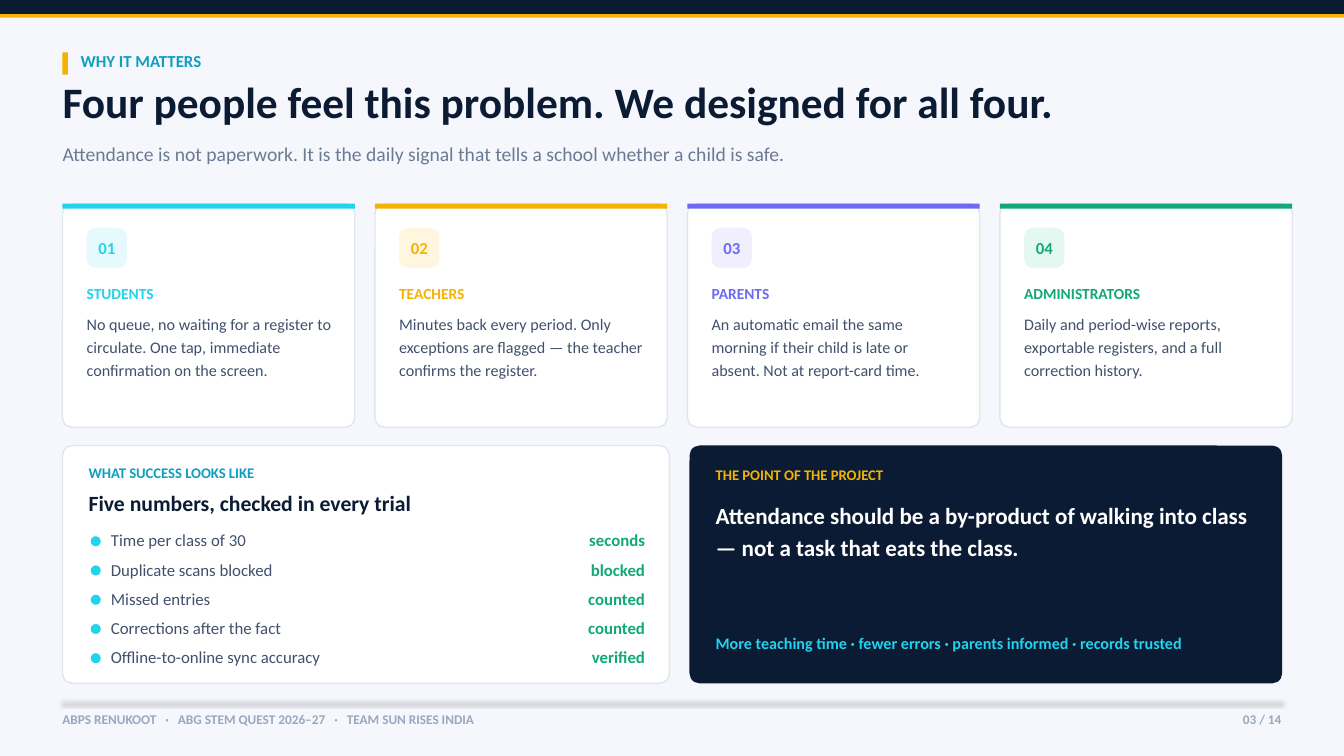
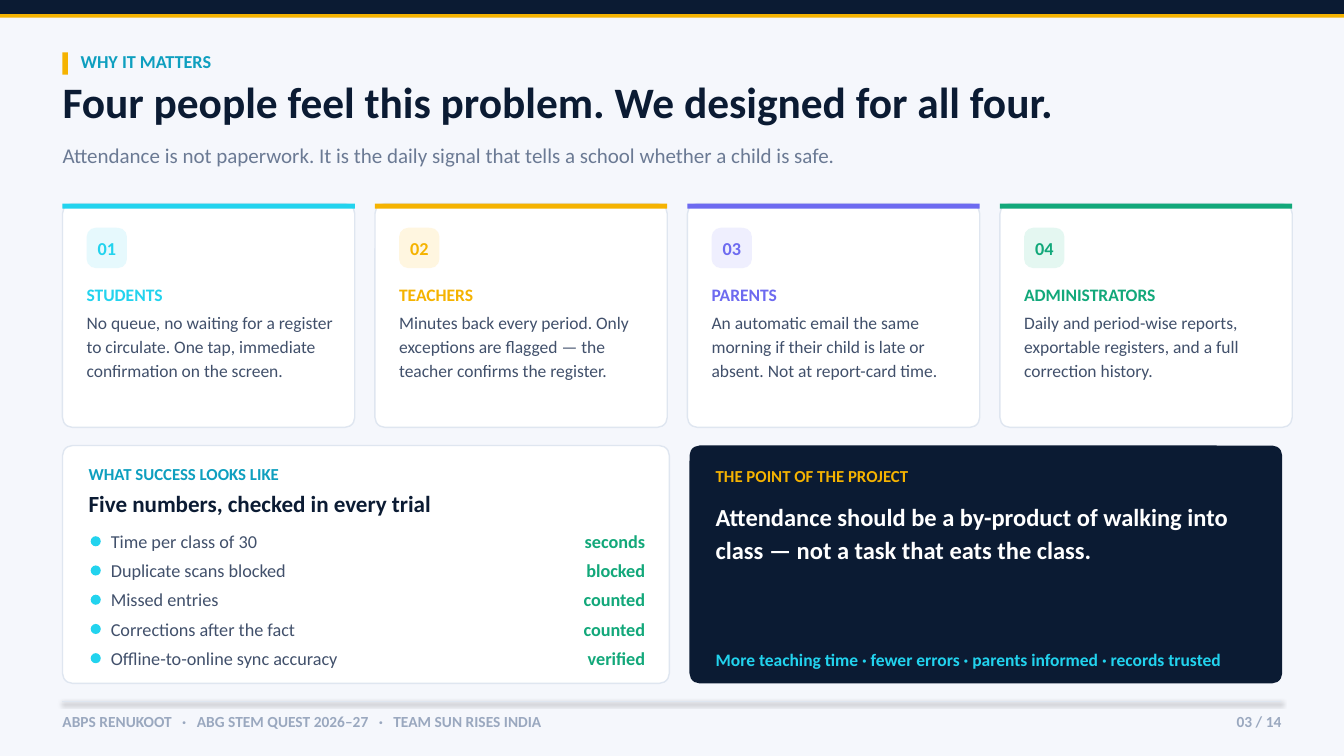
Before and after one commit to durgeshriyaconstruction-sketch/astro-smart-attendance, a slide deck: slide 3 of Astro_Smart_Attendance_Team_Sun_Rises_India.pptx. Drawn at 1344x756 pixels with LibreOffice and Linux fonts; fonts in the diff are those of the drawing. Boxes give left, top, right and bottom in pixels: in the first picture for what was removed or moved away, otherwise in the second. Text is boxed around its words. In the diff, an @@ line names an element or a change of style, - is before the commit and + after.

```diff
--- a/Astro_Smart_Attendance_Team_Sun_Rises_India.pptx
+++ b/Astro_Smart_Attendance_Team_Sun_Rises_India.pptx
@@ text "Attendance is not paperwork. It ..." at box(63, 148, 834, 167): size 14 to 15 pt @@
@@ size 11 to 12.5 pt in 4 elements at box(87, 289, 163, 301), box(399, 289, 473, 301), box(712, 289, 777, 301), box(1024, 289, 1155, 301) @@
@@ size 11.5 to 12.5 pt; line spacing 1.2 to 1.16 in 4 elements at box(87, 317, 333, 377), box(399, 317, 629, 380), box(712, 317, 937, 380), box(1024, 317, 1239, 380) @@
@@ text "WHAT SUCCESS LOOKS LIKE" at box(89, 469, 279, 480): size 10.5 to 12 pt @@
@@ text "THE POINT OF THE PROJECT" at box(716, 471, 908, 482): size 10.5 to 12 pt @@
@@ text "Five numbers, checked in every ..." at box(89, 495, 431, 516): size 15.5 to 16.5 pt @@
@@ text "Attendance should be a by-product ..." at box(716, 508, 1227, 559): size 16.5 to 17.5 pt @@
@@ size 12 to 13 pt in 11 elements at box(81, 56, 211, 68), box(111, 535, 257, 551), box(111, 564, 286, 580), box(111, 593, 218, 606), box(111, 623, 295, 636), box(111, 652, 337, 668), box(585, 535, 645, 548), box(586, 564, 645, 577), box(584, 593, 646, 606), box(584, 623, 646, 636), box(588, 652, 645, 665) @@
@@ text "More teaching time · fewer ...": place and size @@
-text "More teaching time · fewer ..." at box(716, 637, 1181, 652)
+text "More teaching time · fewer ..." at box(716, 653, 1220, 669)
@@ text "More teaching time · fewer ..." at box(716, 653, 1220, 669): size 11.5 to 12.5 pt @@
@@ text "ABPS RENUKOOT · ABG STEM ..." at box(62, 716, 541, 729): size 9.5 to 11 pt @@
@@ text "03 / 14" at box(1237, 717, 1282, 727): size 9.5 to 11 pt @@
```
Also in this commit, not shown: 13 other slides changed, 3 other files.
